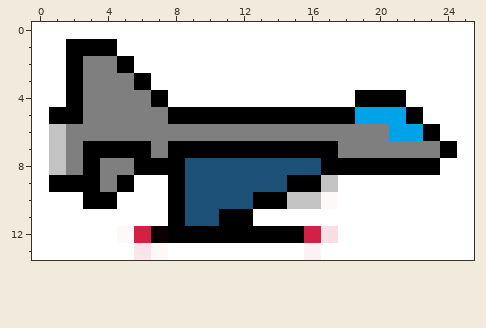
Pixel-art sprite, stored at assets/BJet.png. This is how it looked before the edit.
The file is 26x14 pixels. Colours within 5 levels of each other are drawn and written as one.
Now the later version:
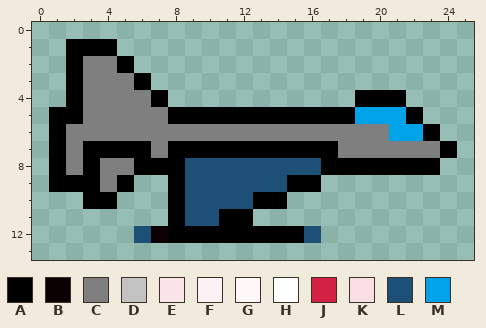
Palette (. is transparent): A #000000  B #0b0102  C #7f7f7f  D #c3c3c3  E #fae5e9  F #fcf2f4  G #fef8f9  H #ffffff  J #d32045  K #f9dee4  L #1c5077  M #00a2e8
From old to new:
Colour D gives way to colour A in rows 6 to 8 at x 1.
Colour J gives way to colour L in row 12 at x 6 and 16.
The author cleared colour D in row 9 at x 17; in row 10 at x 15 to 16.
The author cleared colour E in row 13 at x 6.
The author cleared colour F in row 13 at x 16.
The author cleared colour G in row 10 at x 17; in row 12 at x 5; in row 13 at x 7.
The author cleared colour H in row 0 at x 0 to 25; in row 1 at x 0 to 1 and 5 to 25; in row 2 at x 0 to 1 and 6 to 25; in row 3 at x 0 to 1 and 7 to 25; in row 4 at x 0 to 1, 8 to 18 and 22 to 25; in row 5 at x 0 and 23 to 25.
The author cleared colour H in row 6 at x 0 and 24 to 25; in row 7 at x 0 and 25; in row 8 at x 0 and 24 to 25; in row 9 at x 0, 6 to 7 and 18 to 25; in row 10 at x 0 to 2, 5 to 7 and 18 to 25; in row 11 at x 0 to 7 and 13 to 25.
The author cleared colour H in row 12 at x 0 to 4 and 18 to 25; in row 13 at x 0 to 5, 8 to 15 and 17 to 25.
The author cleared colour K in row 12 at x 17.
